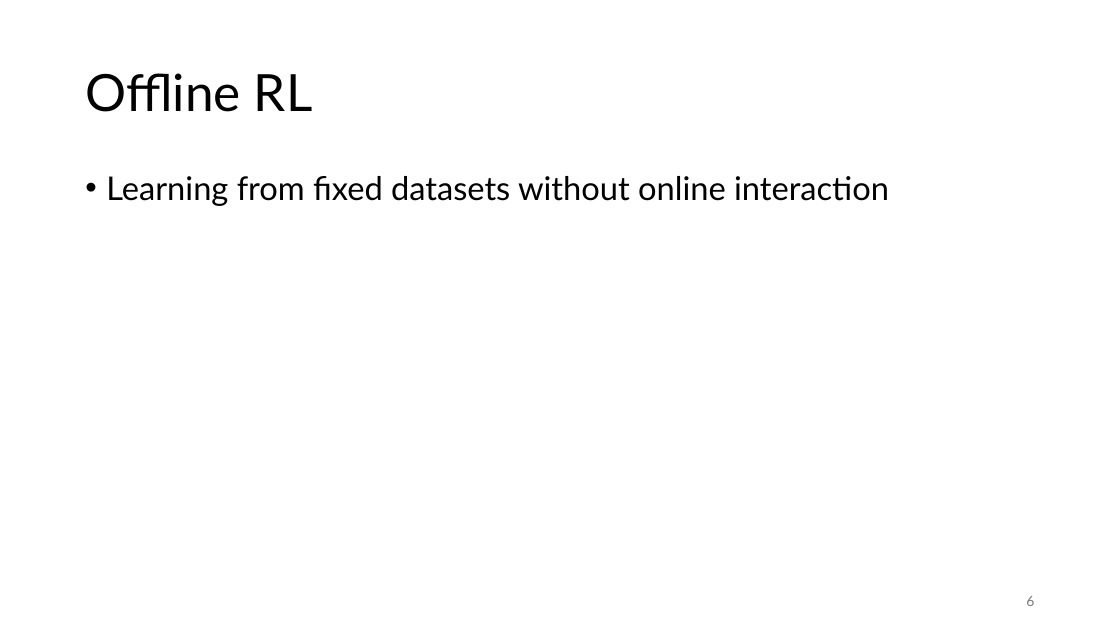
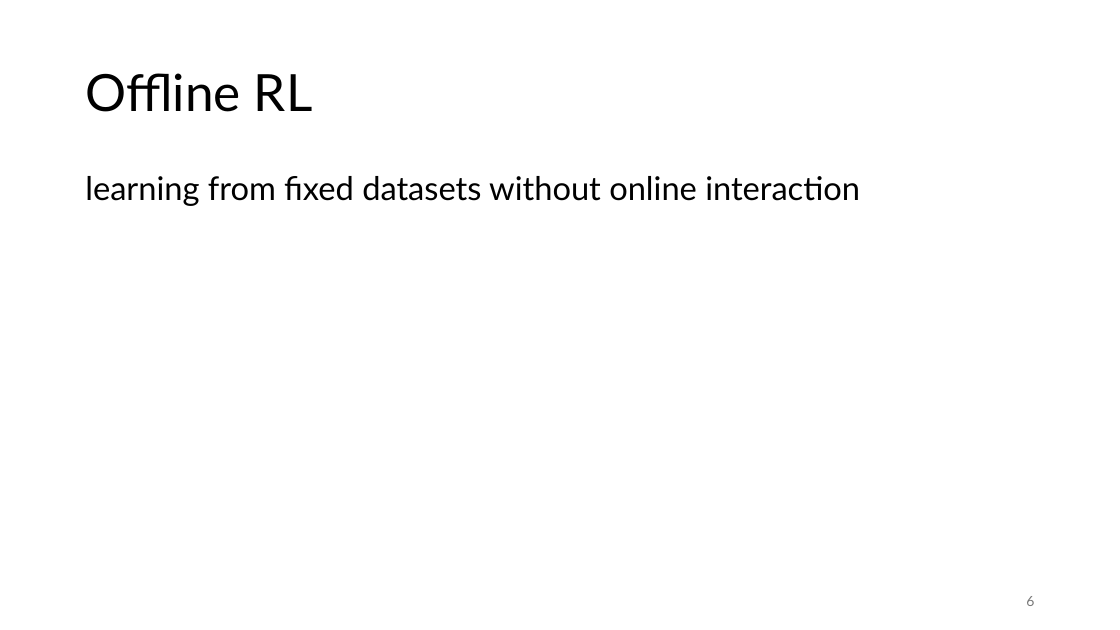
Before and after one commit to FelixWick/reinforcement_learning, a slide deck: slide 6 of slides/5_advanced.pptx. Drawn at 1120x630 pixels with LibreOffice and Linux fonts; fonts in the diff are those of the drawing. Boxes give left, top, right and bottom in pixels: in the first picture for what was removed or moved away, otherwise in the second. Text is boxed around its words. In the diff, an @@ line names an element or a change of style, - is before the commit and + after.

```diff
--- a/slides/5_advanced.pptx
+++ b/slides/5_advanced.pptx
@@ text at bbox=[85, 176, 860, 206]: text changed @@
-• Learning from fixed datasets without online interaction
+learning from fixed datasets without online interaction
```
Also in this commit, not shown: 11 other slides changed, 1 slide removed.
